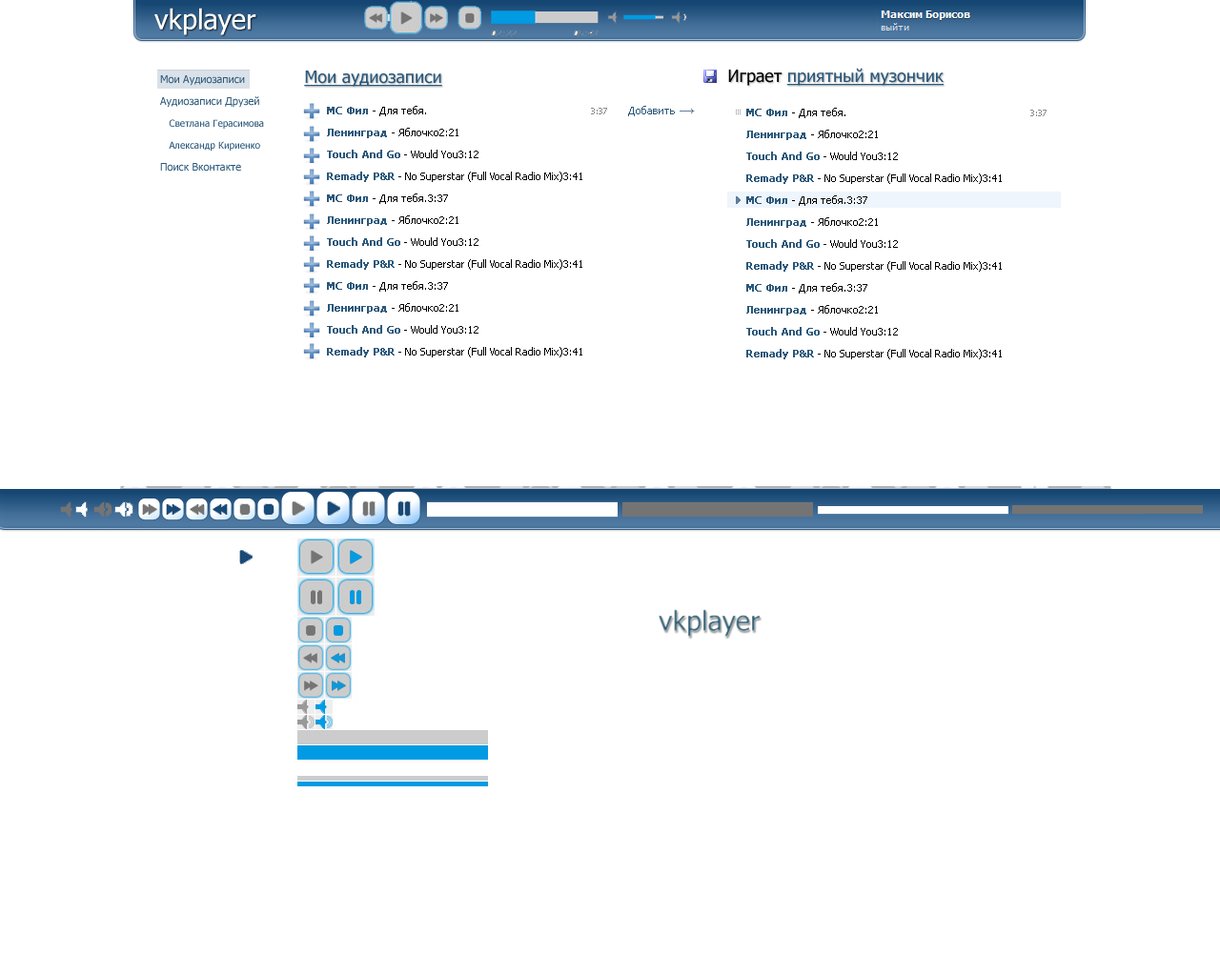
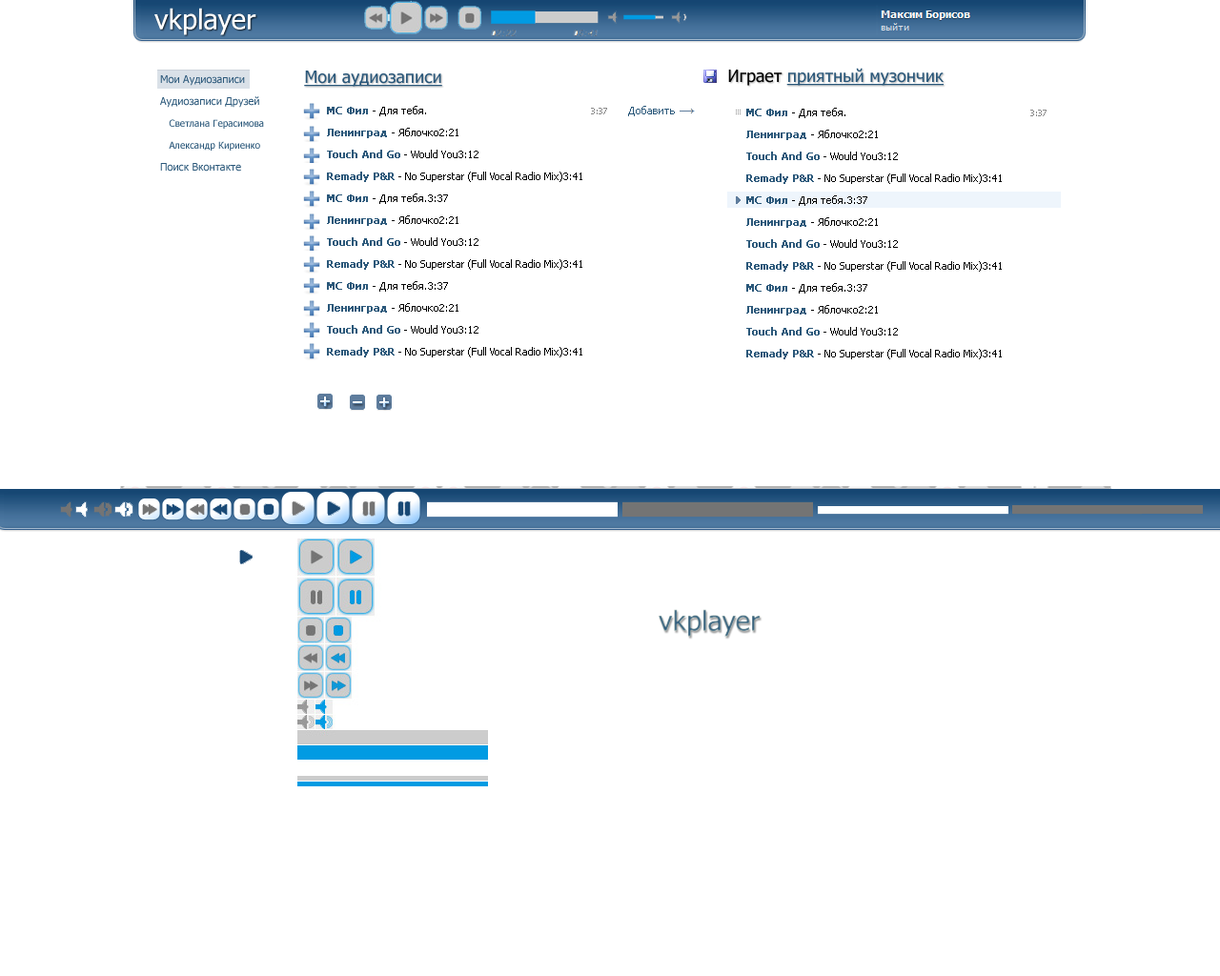
Revision of a layered w=1220, h=976 image; what changed, layer by layer:
added layer "Layer 20 copy 2" in group "player" over [376, 394, 392, 411]
added layer "Layer 20" in group "player" over [320, 396, 330, 407]
added layer "Layer 20 copy" in group "player" over [349, 394, 366, 411]
added layer "Layer 19" in group "player" over [317, 393, 333, 410]
